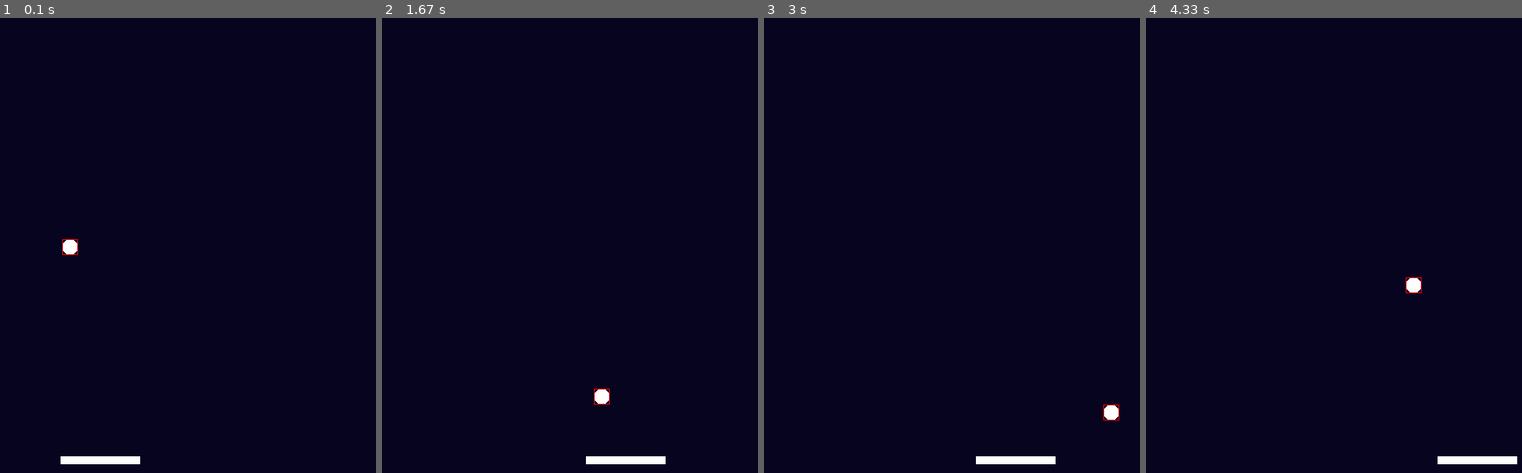
Above: before the commit, frames 1-4 (left to right).
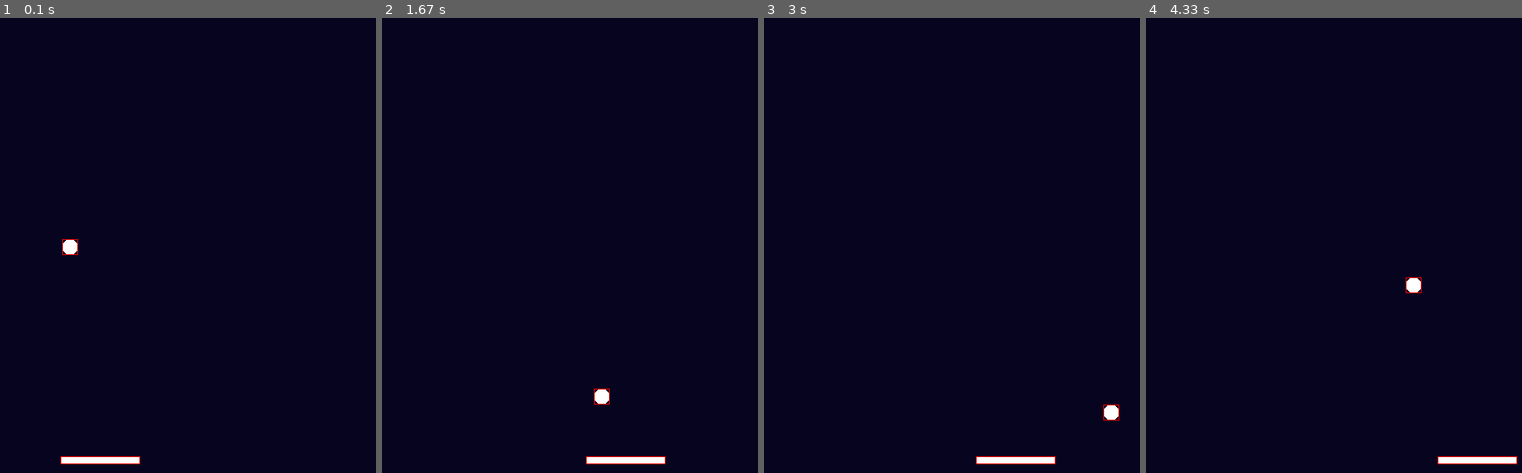
Above: after the commit, the same moments.

Repository: gnikkoch96/pygame-projects
Game: pygame game, started from brick_breaker/main.py
The game is run twice, just before and just after one commit, with the same random seed, the same clock (stepped at 60 frames per second) and the same inputs.
Inputs:
- Up to frame 1 (0.1 s): no input
- Up to frame 2 (1.67 s): hold Right 0.33-0.8 s; hold Right 0.83-1.3 s; hold Left from 1.33 s (still down)
- Up to frame 3 (3 s): release Left at 1.87 s; hold Left 1.9-2.3 s; hold Right 2.33-2.97 s
- Up to frame 4 (4.33 s): hold Left 3-3.47 s; hold Right 3.5-3.97 s; hold Right from 4 s (still down)

The runs differ from the first frame. In frame 1, less than 0.1% of the frame differs, in the area x 16-38%, y 96-99%; in frame 2, less than 0.1%; in frame 3, less than 0.1%; in frame 4, less than 0.1%.

Commit message:
feat: add debug mode flag config to easily enable/disable hitbox render

Diff:
--- a/brick_breaker/config.py
+++ b/brick_breaker/config.py
@@ -4,4 +4,5 @@
 BACKGROUND_COLOR: str = "#07041f"
 
 # game settings
+DEBUG_MODE = True
 FPS: int = 60
--- a/brick_breaker/entities/ball.py
+++ b/brick_breaker/entities/ball.py
@@ -1,5 +1,5 @@
 import pygame
-from config import SCREEN_HEIGHT, SCREEN_WIDTH
+from config import SCREEN_HEIGHT, SCREEN_WIDTH, DEBUG_MODE
 
 class Ball:
     def __init__(self, x: int, y: int, radius: int = 10, speed_x: int = 2, speed_y: int = 2):
@@ -28,5 +28,5 @@
     def render(self, screen: pygame.Surface):
         pygame.draw.circle(screen, self.color, (self.x, self.y), self.radius)
 
-        # hitbox
-        pygame.draw.rect(screen, pygame.Color("#f90000"), self.hitbox, 1)
+        if DEBUG_MODE:
+            pygame.draw.rect(screen, pygame.Color("#f90000"), self.hitbox, 1)
--- a/brick_breaker/entities/player.py
+++ b/brick_breaker/entities/player.py
@@ -1,6 +1,6 @@
 import pygame
 from typing import Sequence
-from config import SCREEN_WIDTH
+from config import SCREEN_WIDTH, DEBUG_MODE
 
 class Player:
     def __init__(self, x: int, y: int, width: int = 100, height: int = 10, speed: int = 5):
@@ -29,3 +29,6 @@
 
     def render(self, screen: pygame.Surface):
         pygame.draw.rect(screen, self.color, self.hitbox)
+
+        if DEBUG_MODE:
+            pygame.draw.rect(screen, pygame.Color("#f90000"), self.hitbox, 1)
